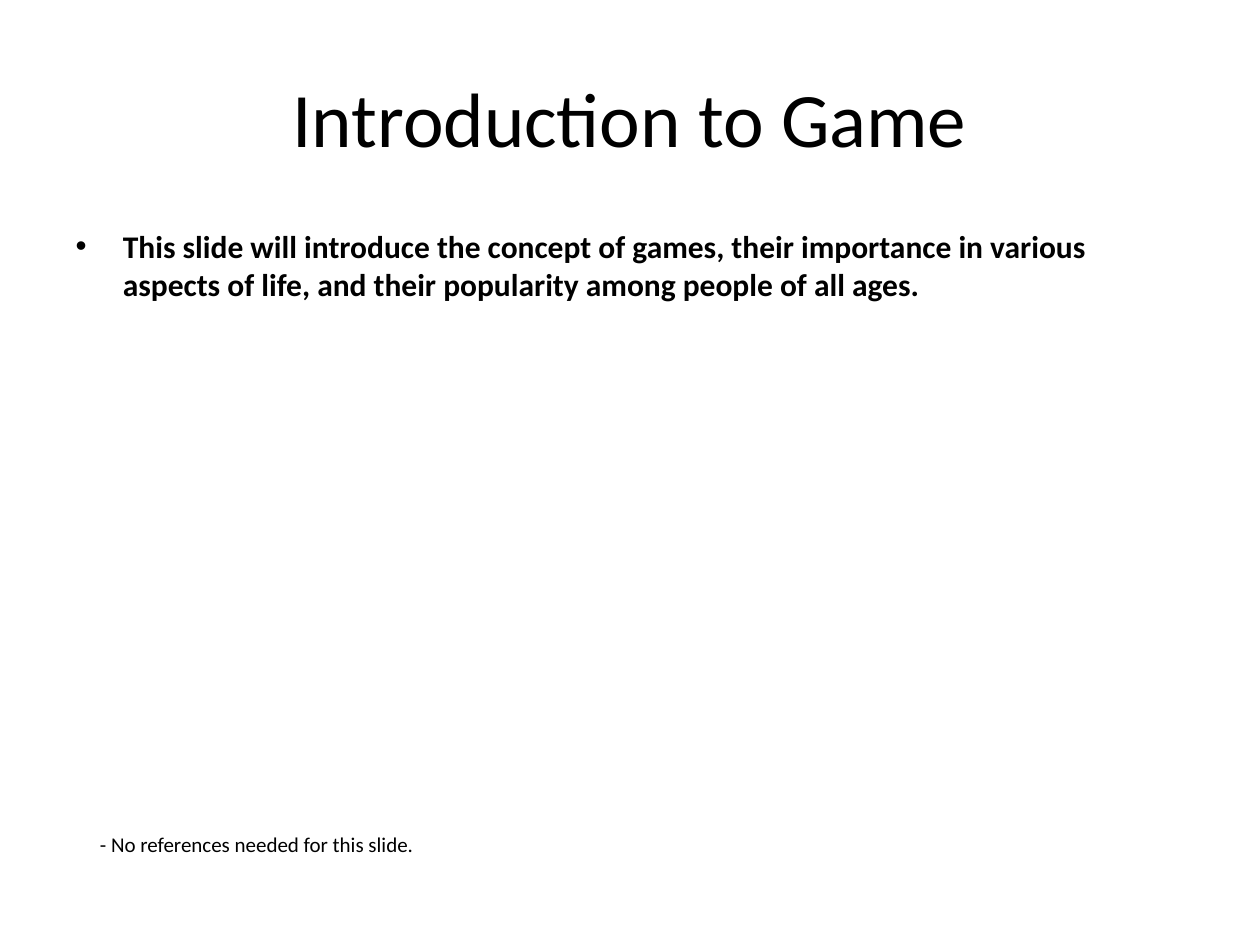
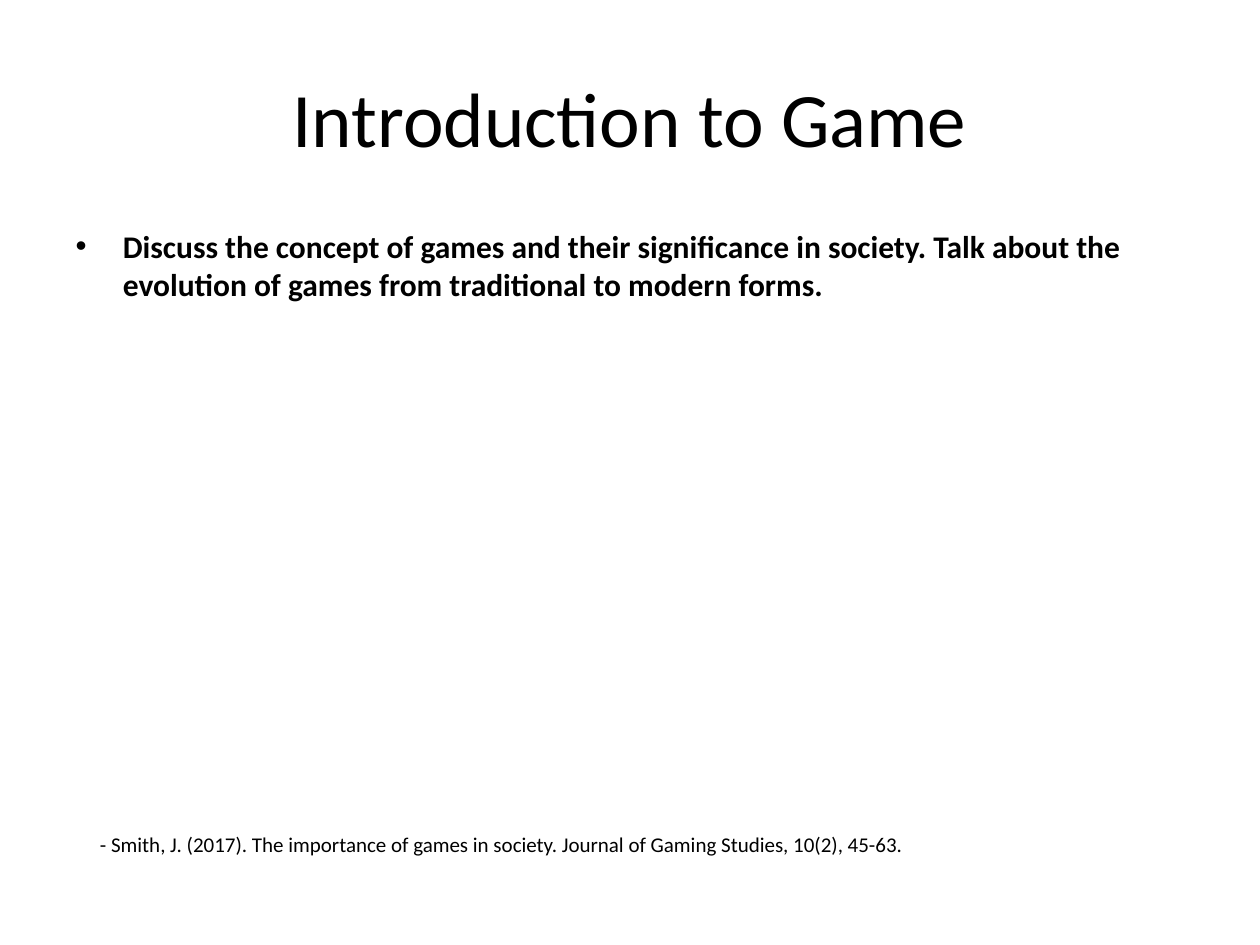
Before and after one commit to infrasvc-magang/test, a slide deck: slide 2 of backend/project/PPTX/Game_presentation.pptx. Drawn at 1260x945 pixels with LibreOffice and Linux fonts; fonts in the diff are those of the drawing. Boxes give left, top, right and bottom in pixels: in the first picture for what was removed or moved away, otherwise in the second. Text is boxed around its words. In the diff, an @@ line names an element or a change of style, - is before the commit and + after.

```diff
--- a/backend/project/PPTX/Game_presentation.pptx
+++ b/backend/project/PPTX/Game_presentation.pptx
@@ text at [123, 236, 1120, 302]: text changed @@
-• This slide will introduce the concept of games, their importance in various aspects of life, and their popularity among people of all ages.
+• Discuss the concept of games and their significance in society. Talk about the evolution of games from traditional to modern forms.
@@ text at [111, 837, 902, 856]: text changed @@
-- No references needed for this slide.
+- Smith, J. (2017). The importance of games in society. Journal of Gaming Studies, 10(2), 45-63.
```
Also in this commit, not shown: 5 other slides changed, 4 slides added, 4 slides removed, 7 other files.
